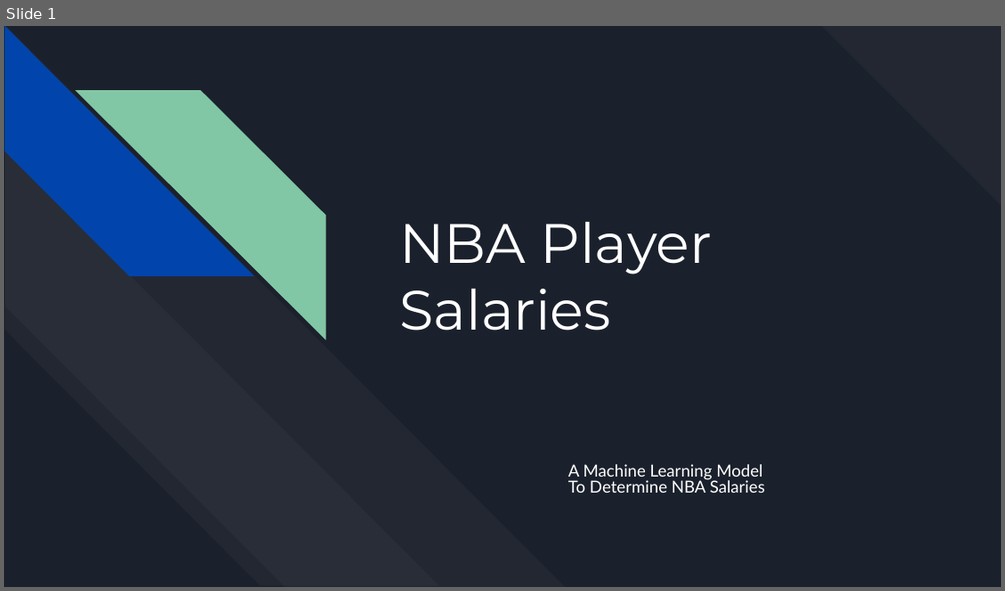
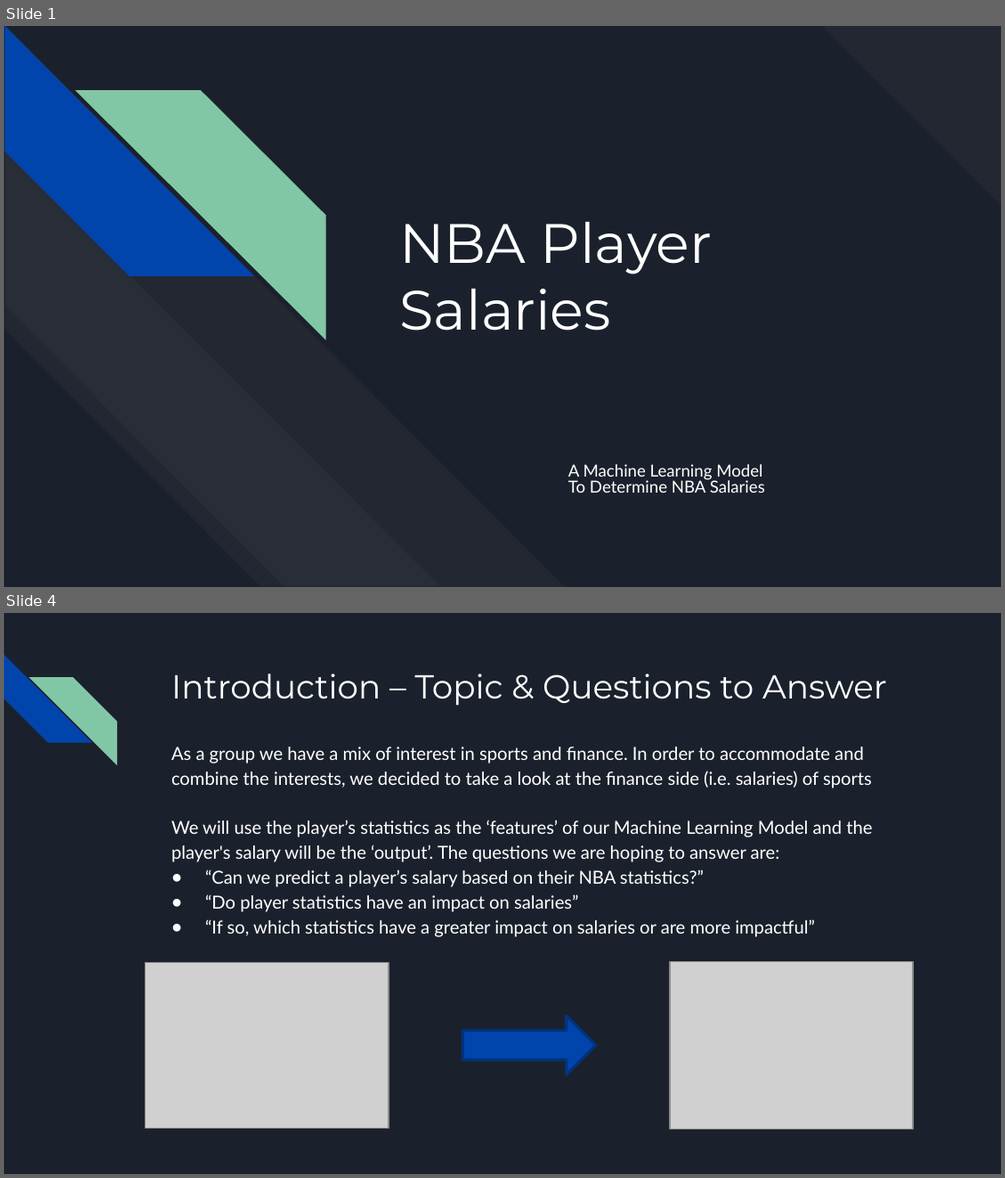
Before and after one commit to nickferrar/NBA_Salaries, a slide deck: Presentation/nba_player_salaries.pptx. Shown one above the other, each under a label of ours: slide 1 before the commit, slides 1 and 4 after it; the slides between them are not shown. The pictures are 1005x591 and 1005x1178 pixels, drawn with LibreOffice and Linux fonts; fonts in the diff are those of the drawing; grey boxes stand for pictures. Boxes give left, top, right and bottom in pixels: in the first picture for what was removed or moved away, otherwise in the second. Text is boxed around its words. In the diff, an @@ line names an element or a change of style, - is before the commit and + after.

```diff
--- a/Presentation/nba_player_salaries.pptx
+++ b/Presentation/nba_player_salaries.pptx
@@ slide 4 added at (4,613,1001,1174), background #1B212C @@
@@ diag stripe added at (4,655,92,743), fill #0145AC @@
@@ diag stripe added at (29,677,117,764), fill #82C7A5 @@
@@ title added at (171,674,887,706), 24 pt, text #FFFFFF @@
+Introduction – Topic & Questions to Answer
@@ text added at (171,747,872,937), 13 pt, text #FFFFFF @@
+As a group we have a mix of interest in sports and finance. In order to accommodate and combine the interests, we decided to take a look at the finance side (i.e. salaries) of sports
+We will use the player’s statistics as the ‘features’ of our Machine Learning Model and the player's salary will be the ‘output’. The questions we are hoping to answer are:
+● “Can we predict a player’s salary based on their NBA statistics?”
+● “Do player statistics have an impact on salaries”
+● “If so, which statistics have a greater impact on salaries or are more impactful”
@@ picture added at (146,963,388,1128) @@
@@ picture added at (670,961,913,1128) @@
@@ right arrow added at (462,1015,595,1075), fill #0145AC, outline #01337F 2 pt @@
```
Also in this commit, not shown: 6 slides changed, 1 other slide added, 1 slide removed, 1 other file.
